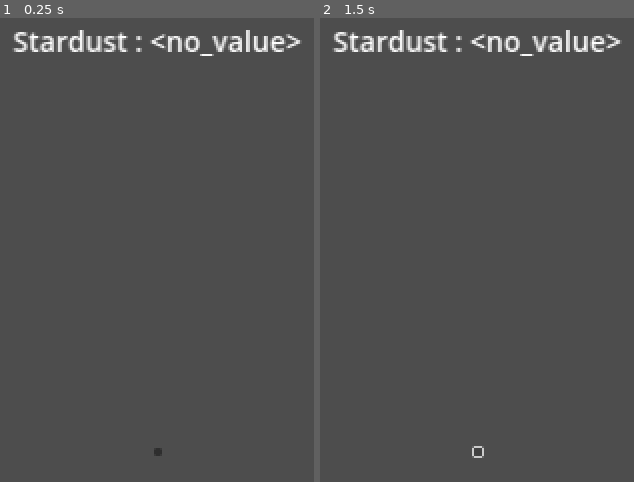
Above: before the commit, frames 1-2 (left to right).
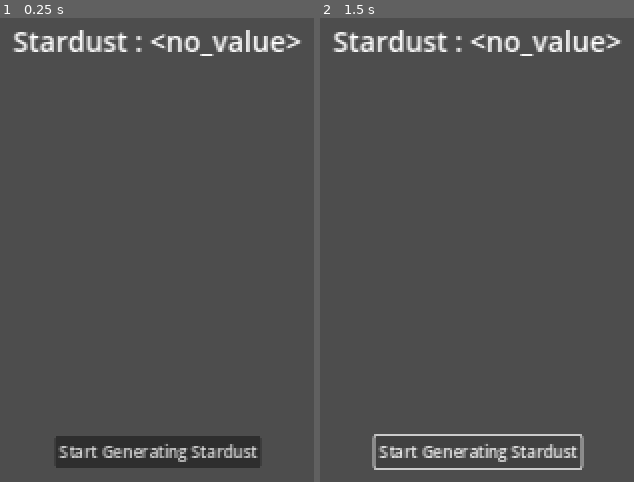
Above: after the commit, the same moments.

Repository: allanjchiang/project_stardust
Game: Godot game, scene res://scenes/prototypes/generator/prototype_generator.tscn
Same seed, same stepped clock (60 frames per second), same inputs: the game is played once before the commit and once after it. The project has no main scene, so this scene is started directly.
Inputs (mouse positions are in pixels of both pictures, inside the frame that each line leads up to):
- Up to frame 1 (0.25 s): no input
- Up to frame 2 (1.5 s): click (477, 454) at 0.5 s; click (477, 454) at 1.25 s

The runs differ from the first frame. In frame 1, 4.0% of the frame differs, in the area x 17-83%, y 90-97%; in frame 2, 1.7%.

Commit message:
Start generating stardust text for button

Diff:
--- a/scenes/prototypes/generator/prototype_generator.tscn
+++ b/scenes/prototypes/generator/prototype_generator.tscn
@@ -21,6 +21,7 @@
 offset_bottom = 4.0
 grow_horizontal = 2
 grow_vertical = 2
+text = "Start Generating Stardust"
 
 [node name="Label" type="Label" parent="."]
 custom_minimum_size = Vector2(2.08165e-12, 80)
